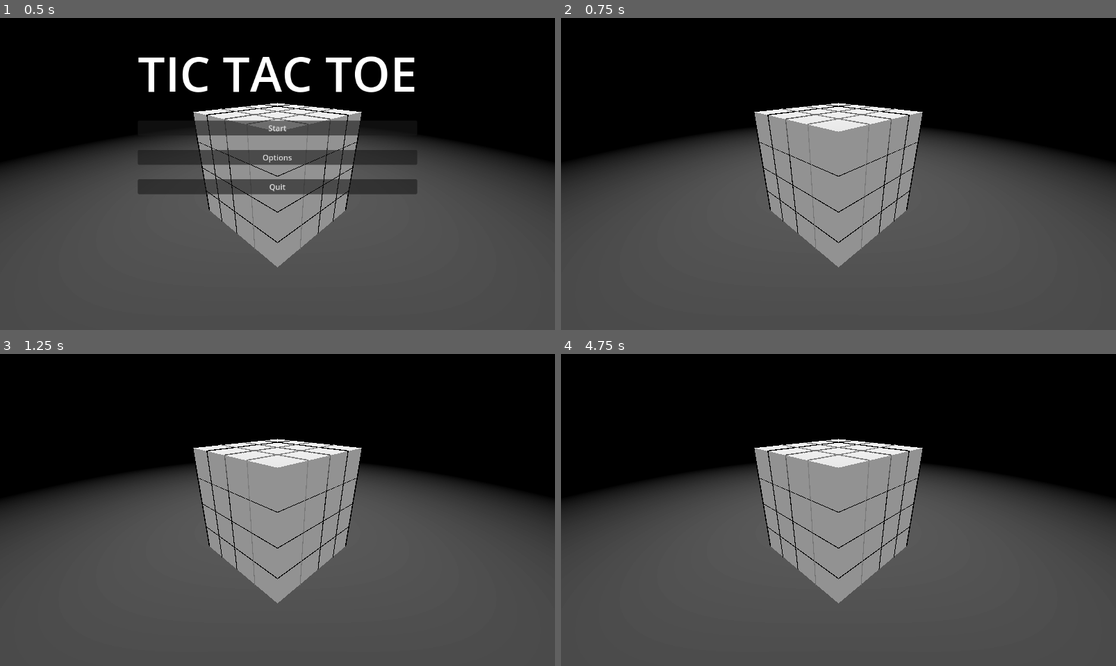
Above: before the commit, frames 1-4 (two rows, left to right).
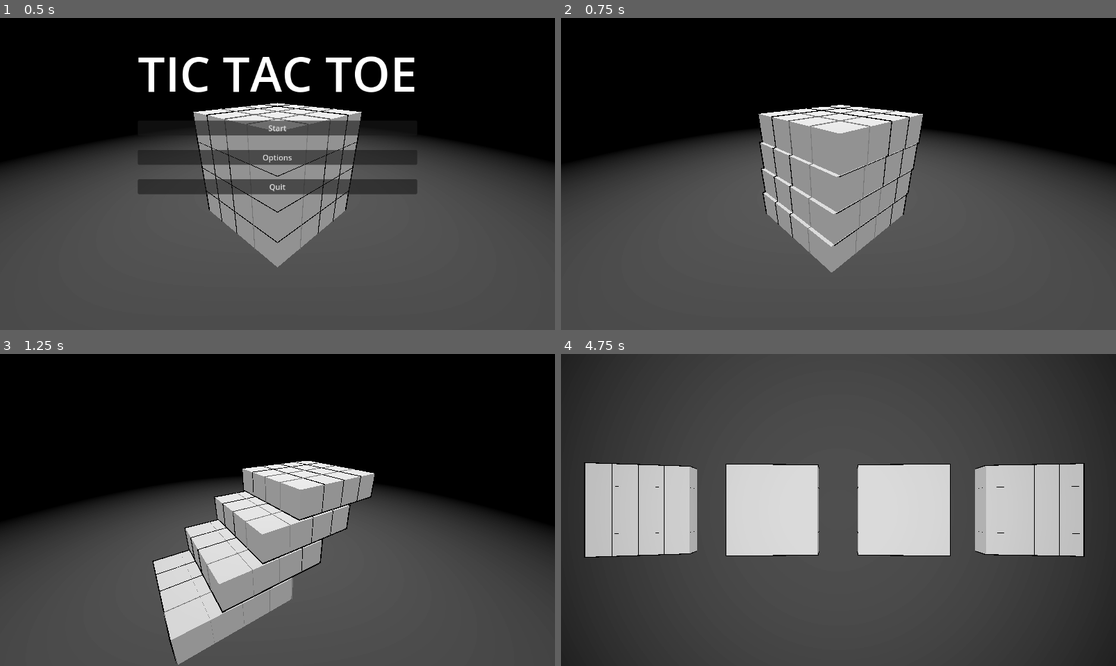
Above: after the commit, the same moments.

Repository: WingusInbound/3D-Tic-Tac-Toe
Game: Godot game, scene res://Scenes/main.tscn
Same seed, same stepped clock (60 frames per second), same inputs: the game is played once before the commit and once after it.
Inputs (mouse positions are in pixels of both pictures, inside the frame that each line leads up to):
- Up to frame 1 (0.5 s): no input
- Up to frame 2 (0.75 s): click "Start" at 0.5 s
- Up to frame 3 (1.25 s): no input
- Up to frame 4 (4.75 s): move the mouse to (960, 494) at 1.27 s; press the mouse at (960, 494) at 1.28 s; move the mouse to (727, 525) at 2.02 s; release the mouse at (727, 525) at 2.03 s; click (727, 525) at 2.1 s; move the mouse to (894, 441) at 2.77 s; press the mouse at (894, 441) at 2.78 s; move the mouse to (810, 572) at 3.52 s; release the mouse at (810, 572) at 3.53 s; click (810, 572) at 3.6 s; move the mouse to (1005, 556) at 4.27 s; press the mouse at (1005, 556) at 4.28 s

Frame 1 is identical in both runs. In frame 2, 2.5% of the frame differs, in the area x 34-66%, y 27-82%; in frame 3, 20%; in frame 4, 69%, in the area x 0-100%, y 0-100%.
Error before the commit: Cannot call method 'play' on a null value. (res://Scripts/main.gd:56)

Commit message:
added animation player for cube and renamed exisiting

Diff:
--- a/Scenes/main.tscn
+++ b/Scenes/main.tscn
@@ -462,6 +462,14 @@
 "rotate": SubResource("Animation_jxbgm")
 }
 
+[sub_resource type="Animation" id="Animation_mbplr"]
+resource_name = "play_game"
+
+[sub_resource type="AnimationLibrary" id="AnimationLibrary_4pypu"]
+_data = {
+"play_game": SubResource("Animation_mbplr")
+}
+
 [node name="Main" type="Node3D"]
 script = ExtResource("1_nxcne")
 player_color = Color(1, 0, 0, 1)
@@ -692,12 +700,17 @@
 [node name="Square15" parent="LayerFour" instance=ExtResource("3_edg6o")]
 transform = Transform3D(1, 0, 0, 0, 1, 0, 0, 0, 1, 1, 3, 1)
 
-[node name="AnimationPlayer" type="AnimationPlayer" parent="."]
+[node name="CameraAnimationPlayer" type="AnimationPlayer" parent="."]
 libraries = {
 "": SubResource("AnimationLibrary_r8lxa")
 }
 
+[node name="CubeAnimationPlayer" type="AnimationPlayer" parent="."]
+libraries = {
+"": SubResource("AnimationLibrary_4pypu")
+}
+
 [node name="WinCheck" type="Node3D" parent="."]
 script = ExtResource("4_vb1hq")
 
-[connection signal="animation_finished" from="AnimationPlayer" to="." method="_on_animation_player_animation_finished"]
+[connection signal="animation_finished" from="CameraAnimationPlayer" to="." method="_on_animation_player_animation_finished"]
Not shown: 1 places in Scenes/main.tscn that only renumber resources
